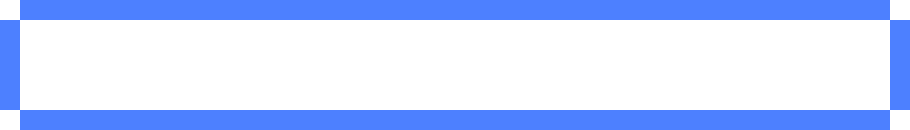
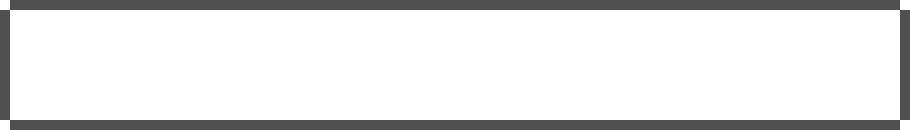
The second 910×130 image is a revision of the first. Changes to its layers:
hid "F", painted on it over [left=0, top=0, right=910, bottom=130]
painted on "N" over [left=0, top=0, right=910, bottom=130]
painted on "Background" over [left=10, top=10, right=900, bottom=120]
